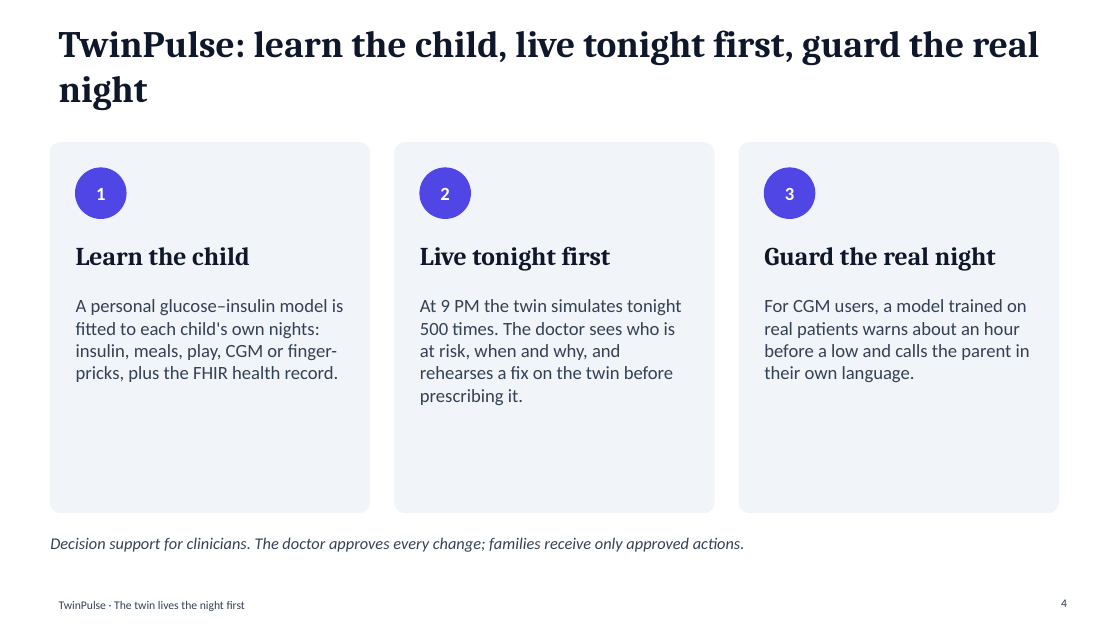
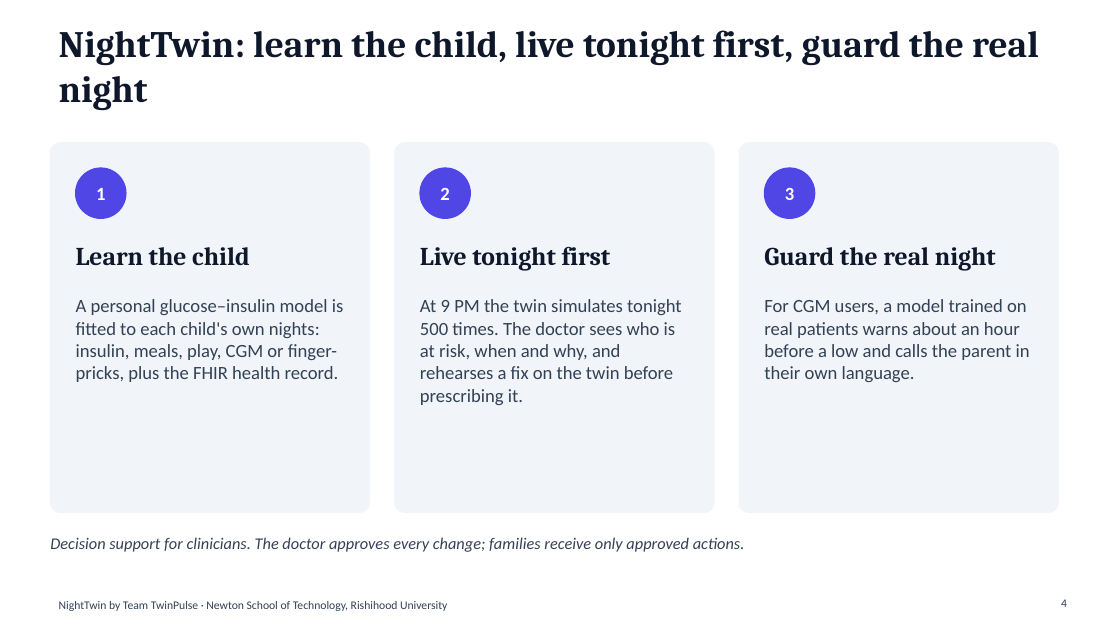
Before and after one commit to MananGilhotra/TwinPulse_NewtonSchoolOfTechnology_RishihoodUniversity, a slide deck: slide 4 of docs/TwinPulse_Presentation.pptx. Drawn at 1120x630 pixels with LibreOffice and Linux fonts; fonts in the diff are those of the drawing. Boxes give left, top, right and bottom in pixels: in the first picture for what was removed or moved away, otherwise in the second. Text is boxed around its words. In the diff, an @@ line names an element or a change of style, - is before the commit and + after.

Commit message:
NightTwin: live browser demo, team and college details, narrated video tooling
- Static live demo on GitHub Pages; twin ported to JavaScript (dashboard/src/twin.js)
- Shareable demo states via URL (e.g. #patient/TP-001?snack=15&shift=90)
- Branding: NightTwin by Team TwinPulse, Newton School of Technology, Rishihood University
- README: live demo, video link, T1D rationale, brief compliance
- Narrated walkthrough generator (scripts/make_video.py); deck and architecture rebranded

```diff
--- a/docs/TwinPulse_Presentation.pptx
+++ b/docs/TwinPulse_Presentation.pptx
@@ title at (59, 30, 1039, 111): text changed @@
-TwinPulse: learn the child, live tonight first, guard the real night
+NightTwin: learn the child, live tonight first, guard the real night
@@ text at (59, 601, 447, 611): text changed @@
-TwinPulse · The twin lives the night first
+NightTwin by Team TwinPulse · Newton School of Technology, Rishihood University
```
Also in this commit, not shown: 17 other slides changed, 50 other files.
